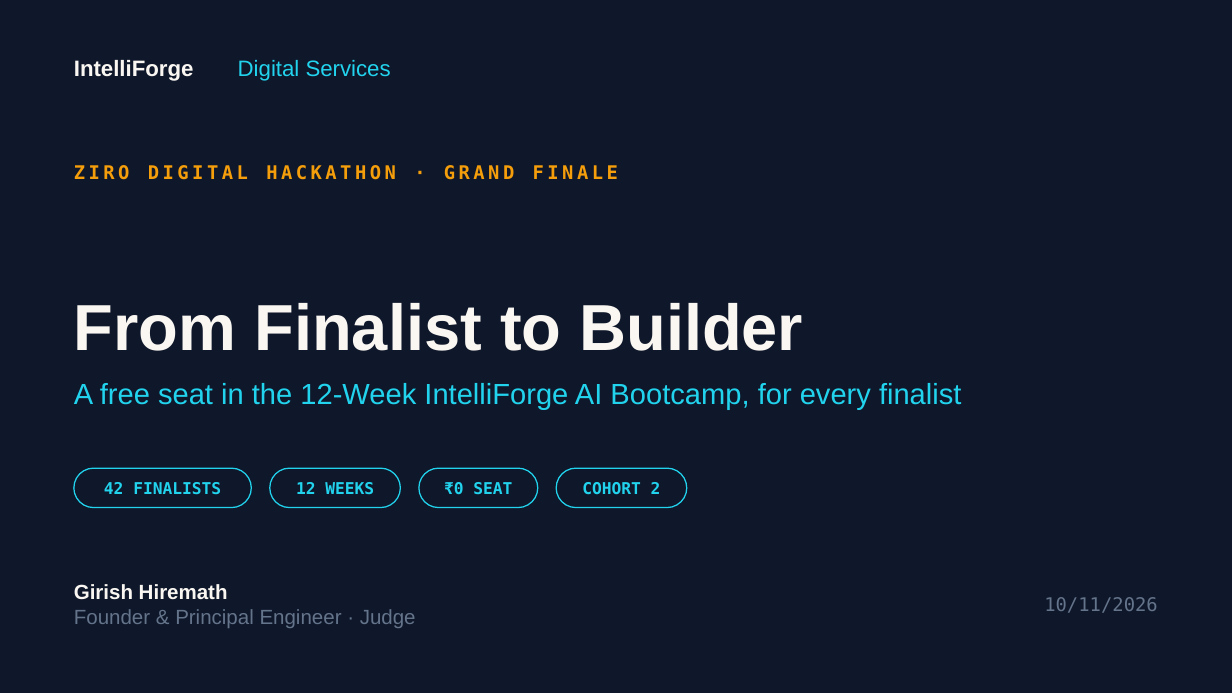
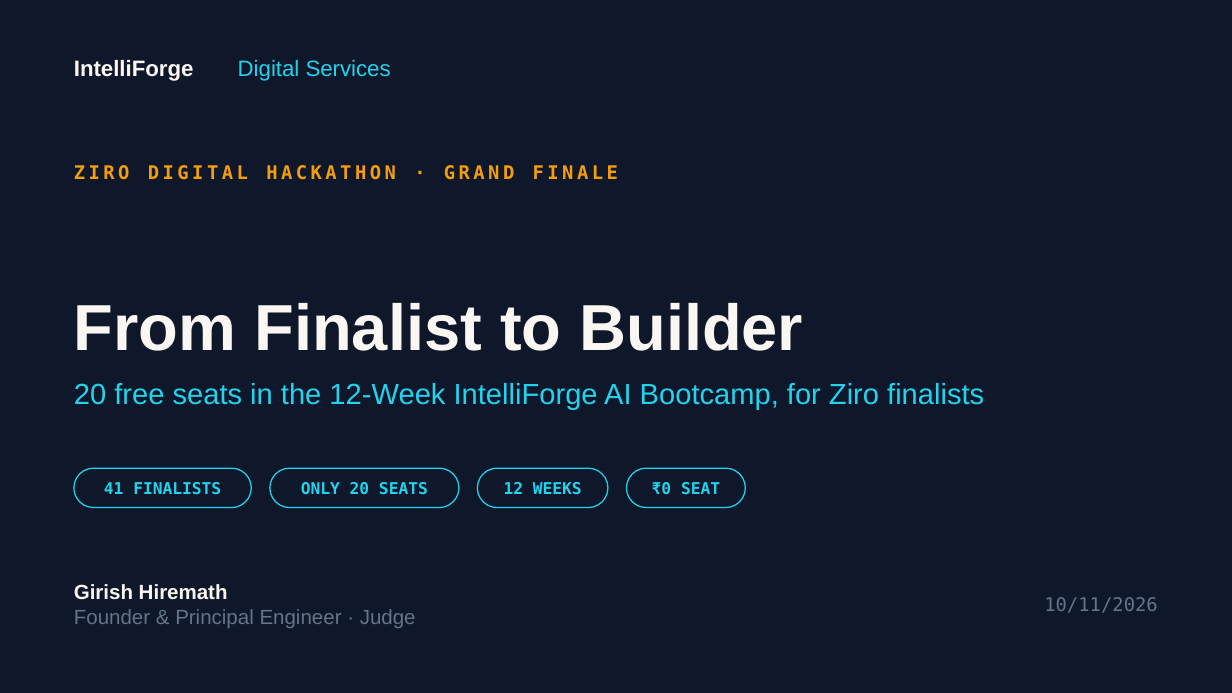
Before and after one commit to gengirish/intelliforge-bootcamp, a slide deck: slide 1 of outreach/ziro-digital/ziro-finalists-free-seat-offer-ifres.pptx. Drawn at 1232x693 pixels with LibreOffice and Linux fonts; fonts in the diff are those of the drawing. Boxes give left, top, right and bottom in pixels: in the first picture for what was removed or moved away, otherwise in the second. Text is boxed around its words. In the diff, an @@ line names an element or a change of style, - is before the commit and + after.

```diff
--- a/outreach/ziro-digital/ziro-finalists-free-seat-offer-ifres.pptx
+++ b/outreach/ziro-digital/ziro-finalists-free-seat-offer-ifres.pptx
@@ text at (74,383,984,410): text changed @@
-A free seat in the 12-Week IntelliForge AI Bootcamp, for every finalist
+20 free seats in the 12-Week IntelliForge AI Bootcamp, for Ziro finalists
@@ rounded rectangle: place and size @@
-rounded rectangle at (270,468,400,508)
+rounded rectangle at (270,468,458,508)
@@ rounded rectangle: place and size @@
-rounded rectangle at (419,468,537,508)
+rounded rectangle at (478,468,609,508)
@@ text "12 WEEKS": place and size @@
-text "12 WEEKS" at (296,482,374,494)
+text "12 WEEKS" at (504,482,582,495)
@@ rounded rectangle: place and size @@
-rounded rectangle at (556,468,686,508)
+rounded rectangle at (626,468,744,508)
@@ text "₹0 SEAT": place and size @@
-text "₹0 SEAT" at (444,482,512,494)
+text "₹0 SEAT" at (652,482,720,495)
@@ text at (104,482,221,495): text changed @@
-42 FINALISTS
+41 FINALISTS
@@ text added at (301,482,428,495), 9.5 pt, text #22D3EE, bold @@
+ONLY 20 SEATS
@@ text removed at (582,482,661,494) @@
-COHORT 2
```
Also in this commit, not shown: 3 other slides changed.
